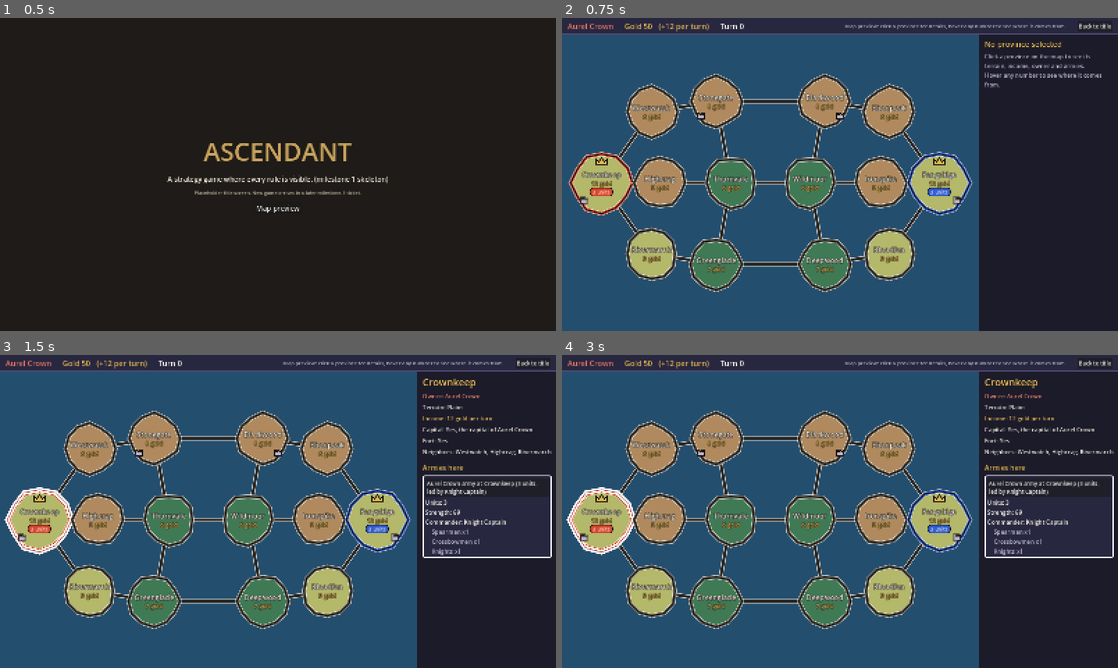
Above: before the commit, frames 1-4 (two rows, left to right).
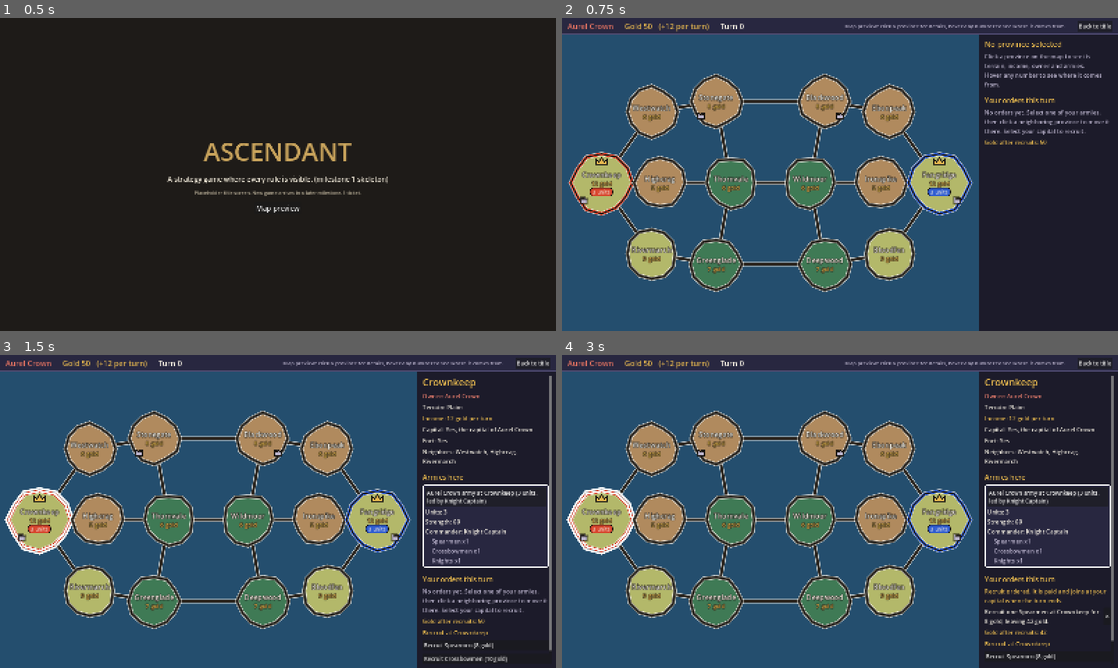
Above: after the commit, the same moments.

Repository: coterboat/ascendant
Game: Godot game, scene res://ui/title_screen.tscn
Two runs of this game, one before a commit and one after it. Both use one fixed random seed, a clock stepped at 60 frames per second and the inputs below.
Inputs (mouse positions are in pixels of both pictures, inside the frame that each line leads up to):
- Up to frame 1 (0.5 s): no input
- Up to frame 2 (0.75 s): click "Map preview" at 0.5 s
- Up to frame 3 (1.5 s): click "3 units" at 1.25 s
- Up to frame 4 (3 s): click "Aurel Crown army at Crownkeep…" at 2 s; click (1045, 646) at 2.75 s, where only the run after the commit has a clickable "Recruit Spearmen (8 gold)"

Frame 1 is identical in both runs. In frame 2, 0.7% of the frame differs, in the area x 76-99%, y 25-41%; in frame 3, 3.4%, in the area x 76-100%, y 6-99%; in frame 4, 3.3%.

Commit message:
feat: orders UI with move/recruit forecasts, arrows and cancel (part of #6)
OrdersController wraps OrderBook for the viewing faction; every number comes
from Forecast. Map screen: two-click move, arrows per queued move, orders list
with cancel, gold after recruits, recruit buttons at the capital.

Co-Authored-By: Claude Opus 5.5 <noreply@anthropic.com>

Diff:
--- /dev/null
+++ b/tests/test_orders_ui.gd
@@ -0,0 +1,136 @@
+extends "res://tests/test_case.gd"
+## Issue #6 orders UI: the OrdersController queues moves and recruits through the OrderBook,
+## reports the rules' reasons, cancels, takes every number from Forecast, speaks in names (never
+## ids) and never changes the state. Plus the map screen's two-click move and cancel button.
+
+const MAP_SCENE := "res://ui/map_screen.tscn"
+
+
+func _state() -> GameState:
+	var s := GameState.new()
+	if s.armies.is_empty():
+		s.place_starting_armies()
+	return s
+
+
+func _own_army(s: GameState, fid: String) -> Army:
+	for a in s.armies:
+		if a.owner == fid:
+			return a
+	return null
+
+
+func _non_neighbor(s: GameState, here: Province) -> String:
+	for p in s.provinces:
+		if p.id != here.id and not here.neighbors.has(p.id):
+			return p.id
+	return ""
+
+
+func test_queue_a_valid_move() -> void:
+	var s := _state()
+	var fid := s.factions[0].id
+	var army := _own_army(s, fid)
+	var to: String = s.find_province(army.location).neighbors[0]
+	var c := OrdersController.new(s, fid)
+	assert_eq(c.queue_move(army.id, to), "", "a move to a neighbor is accepted")
+	assert_eq(c.orders().size(), 1, "one order queued")
+	assert_true(c.order_texts()[0].contains(s.find_province(to).name), "the order names the destination")
+	assert_true(c.order_texts()[0].contains("odds not available yet"), "battle odds wait for issue #4")
+	assert_eq(c.move_forecast(army.id, to).ok, false, "a second move for the same army is forecast as refused")
+
+
+func test_invalid_move_gives_the_rules_reason() -> void:
+	var s := _state()
+	var fid := s.factions[0].id
+	var army := _own_army(s, fid)
+	var far := _non_neighbor(s, s.find_province(army.location))
+	var c := OrdersController.new(s, fid)
+	var reason := c.queue_move(army.id, far)
+	var expected: String = TurnResolver.check_move(s, fid, MoveOrder.new(army.id, far)).reason
+	assert_false(reason.is_empty(), "a move to a non-neighbor is refused")
+	assert_eq(reason, expected, "with the resolver's own plain-language reason")
+	assert_eq(c.orders().size(), 0, "nothing queued")
+
+
+func test_cancel_removes_the_order() -> void:
+	var s := _state()
+	var fid := s.factions[0].id
+	var army := _own_army(s, fid)
+	var c := OrdersController.new(s, fid)
+	c.queue_move(army.id, s.find_province(army.location).neighbors[0])
+	c.queue_recruit(s.factions[0].unit_types[0].id)
+	c.cancel(0)
+	assert_eq(c.orders().size(), 1, "one order left")
+	assert_true(c.orders()[0] is RecruitOrder, "the move was the one cancelled")
+
+
+func test_recruit_gold_after_matches_forecast() -> void:
+	var s := _state()
+	var f := s.factions[0]
+	var ut: UnitType = f.unit_types[0]
+	var c := OrdersController.new(s, f.id)
+	assert_eq(c.queue_recruit(ut.id), "", "a recruit the faction can afford is accepted")
+	var expected := Forecast.gold_after_recruits(s, f.id, [RecruitOrder.new(ut.id)])
+	assert_eq(c.gold_after_recruits().gold_after, expected.gold_after, "gold after recruits comes from Forecast")
+	assert_eq(c.gold_after_recruits().gold_after, f.gold - ut.cost, "and is gold minus the cost")
+	assert_eq(c.recruit_cost(ut.id), Forecast.recruit_cost(s, f.id, ut.id), "cost comes from Forecast")
+	assert_eq(c.queue_recruit("no_such_unit"), TurnResolver.check_recruit(s, f.id, RecruitOrder.new("no_such_unit"), 999).reason,
+		"an unknown unit gets the rules' reason")
+
+
+func test_order_texts_have_no_raw_ids() -> void:
+	var s := _state()
+	var f := s.factions[0]
+	var army := _own_army(s, f.id)
+	var to: String = s.find_province(army.location).neighbors[0]
+	var ut: UnitType = f.unit_types[0]
+	var c := OrdersController.new(s, f.id)
+	c.queue_move(army.id, to)
+	c.queue_recruit(ut.id)
+	var ids := [army.id, to, army.location, f.capital, ut.id]
+	for t in c.order_texts():
+		for id in ids:
+			if id != s.find_province(to).name and id != ut.name:
+				assert_false(t.contains(id), "'%s' shows no raw id '%s'" % [t, id])
+
+
+func test_the_controller_never_changes_the_state() -> void:
+	var s := _state()
+	var fid := s.factions[0].id
+	var army := _own_army(s, fid)
+	var before := str(s.to_dict())
+	var c := OrdersController.new(s, fid)
+	c.queue_move(army.id, s.find_province(army.location).neighbors[0])
+	c.queue_recruit(s.factions[0].unit_types[0].id)
+	c.order_texts()
+	c.gold_after_recruits()
+	c.cancel(0)
+	assert_eq(str(s.to_dict()), before, "state unchanged")
+
+
+func test_map_screen_two_click_move_and_cancel() -> void:
+	var s := _state()
+	var fid := s.factions[0].id
+	var army := _own_army(s, fid)
+	var here := s.find_province(army.location)
+	var screen: MapScreen = load(MAP_SCENE).instantiate()
+	screen.set_state(s, fid)
+	(Engine.get_main_loop() as SceneTree).root.add_child(screen)
+	screen.select_army(army.id)
+	screen.select_province(_non_neighbor(s, here))
+	assert_eq(screen.orders.orders().size(), 0, "a click on a far province queues nothing")
+	assert_false(screen.status_text.is_empty(), "and the rules' reason is shown")
+	screen.select_army(army.id)
+	screen.select_province(here.neighbors[0])
+	assert_eq(screen.orders.orders().size(), 1, "second click on a neighbor queues the move")
+	assert_eq(screen.selected_army_id, army.id, "the army stays selected")
+	var cancel: Button = null
+	for n in screen.details.find_children("CancelButton", "Button", true, false):
+		cancel = n
+	assert_true(cancel != null, "the orders list has a cancel button")
+	if cancel:
+		cancel.pressed.emit()
+	assert_eq(screen.orders.orders().size(), 0, "cancel removes it")
+	screen.get_parent().remove_child(screen)
+	screen.free()
--- a/ui/map_screen.gd
+++ b/ui/map_screen.gd
@@ -23,6 +23,9 @@
 var selected_province_id := ""
 var selected_army_id := ""
 var regions := {}  # province id -> ProvinceRegion
+var orders: OrdersController = null  # issue #6: the viewing faction's orders this turn
+var status_text := ""  # last order result: the rules' reason when an order was refused
+var arrow_layer: Control  # drawn above the regions: one arrow per queued move
 
 # Scene nodes, looked up by _bind() rather than @onready so the screen also works before it is in
 # the tree (tests build it headless, and callers may set_state() before adding it).
@@ -47,6 +50,9 @@
 
 ## Shows `new_state` as seen by `faction_id`. Rebuilds every region; the state is only read.
 func set_state(new_state: GameState, faction_id: String) -> void:
+	if orders == null or orders.state != new_state or orders.faction_id != faction_id:
+		orders = OrdersController.new(new_state, faction_id)
+		status_text = ""
 	state = new_state
 	viewing_faction_id = faction_id
 	_bind()
@@ -65,6 +71,7 @@
 		map_canvas.add_child(region)
 		regions[p.id] = region
 	map_canvas.queue_redraw()
+	arrow_layer.queue_redraw()
 	_update_top_bar()
 	if state.find_province(selected_province_id) == null:
 		selected_province_id = ""
@@ -76,6 +83,14 @@
 func select_province(province_id: String) -> void:
 	if state == null or state.find_province(province_id) == null:
 		return
+	# Two-click move: with one of your armies selected, clicking another province orders it there.
+	var mover := state.find_army(selected_army_id)
+	if mover and orders and mover.owner == viewing_faction_id and mover.location != province_id:
+		if queue_move(mover.id, province_id).is_empty():
+			return
+		# Refused: the reason stays in the status line and the click selects the province as usual.
+	else:
+		status_text = ""
 	selected_province_id = province_id
 	var army := state.find_army(selected_army_id)
 	if army == null or army.location != province_id:
@@ -120,6 +135,13 @@
 	map_view.resized.connect(_fit_map)
 	map_canvas.draw.connect(_draw_links)
 	back_button.pressed.connect(_on_back_pressed)
+	# Order arrows sit above the map canvas (same transform, see _fit_map) so regions don't hide them.
+	arrow_layer = Control.new()
+	arrow_layer.name = "OrderArrows"
+	arrow_layer.mouse_filter = Control.MOUSE_FILTER_IGNORE
+	arrow_layer.size = MapLayout.SIZE
+	arrow_layer.draw.connect(_draw_order_arrows)
+	map_view.add_child(arrow_layer)
 
 
 ## Scales the design-space canvas to fit the map view, centred, keeping its aspect ratio.
@@ -130,6 +152,8 @@
 	var s: float = min(avail.x / MapLayout.SIZE.x, avail.y / MapLayout.SIZE.y)
 	map_canvas.scale = Vector2(s, s)
 	map_canvas.position = (avail - MapLayout.SIZE * s) / 2.0
+	arrow_layer.scale = map_canvas.scale
+	arrow_layer.position = map_canvas.position
 
 
 ## Roads between neighbouring provinces, drawn under the regions.
@@ -168,7 +192,112 @@
 
 # --- side panel -----------------------------------------------------------------------------------
 
+# --- orders (issue #6) ----------------------------------------------------------------------------
+
+## Queues a move for the viewing faction. Returns "" or the rules' reason (also shown in the panel).
+func queue_move(army_id: String, to_province: String) -> String:
+	var reason := orders.queue_move(army_id, to_province)
+	status_text = reason if not reason.is_empty() else "Move ordered. Armies move when the turn ends; click the cross to cancel."
+	_orders_changed()
+	return reason
+
+
+## Queues one recruit at the capital. Returns "" or the rules' reason (also shown in the panel).
+func queue_recruit(unit_type_id: String) -> String:
+	var reason := orders.queue_recruit(unit_type_id)
+	status_text = reason if not reason.is_empty() else "Recruit ordered. It is paid and joins at your capital when the turn ends."
+	_orders_changed()
+	return reason
+
+
+func cancel_order(index: int) -> void:
+	orders.cancel(index)
+	status_text = "Order cancelled."
+	_orders_changed()
+
+
+func _orders_changed() -> void:
+	if arrow_layer:
+		arrow_layer.queue_redraw()
+	_show_details()
+
+
+## One arrow per queued move, from the army's province to its destination.
+func _draw_order_arrows() -> void:
+	if orders == null or state == null:
+		return
+	for o in orders.orders():
+		if not (o is MoveOrder):
+			continue
+		var army := state.find_army(o.army_id)
+		if army == null or not MapLayout.has_position(army.location) or not MapLayout.has_position(o.to):
+			continue
+		var a := MapLayout.position_of(army.location)
+		var b := MapLayout.position_of(o.to)
+		var dir := (b - a).normalized()
+		var side := Vector2(-dir.y, dir.x)
+		var start := a + dir * 34.0
+		var tip := b - dir * 34.0
+		var base := tip - dir * 26.0
+		arrow_layer.draw_line(start, base, UiPalette.KEYLINE_HALO, 13.0, true)
+		arrow_layer.draw_line(start, base, UiPalette.SELECTION, 7.0, true)
+		arrow_layer.draw_colored_polygon(PackedVector2Array([tip + dir * 3.0, base + side * 17.0, base - side * 17.0]), UiPalette.KEYLINE_HALO)
+		arrow_layer.draw_colored_polygon(PackedVector2Array([tip, base + side * 13.0, base - side * 13.0]), UiPalette.SELECTION)
+
+
+## The orders list under the province details: each order with its forecast and a cancel button,
+## live gold after recruits, and recruit buttons when your capital is selected.
+func _add_orders_section() -> void:
+	var f: Faction = state.find_faction(viewing_faction_id) if state else null
+	if orders == null or f == null:
+		return
+	details.add_child(HSeparator.new())
+	_add_heading("Your orders this turn", 20)
+	if not status_text.is_empty():
+		var status := _add_text(status_text, TooltipText.plain("Order check",
+			"Orders are checked with the same rules the turn uses, so a refused order would fail at the end of the turn too."), UiPalette.GILT)
+		status.name = "StatusLabel"
+	var texts := orders.order_texts()
+	if texts.is_empty():
+		_add_text("No orders yet. Select one of your armies, then click a neighboring province to move it there. Select your capital to recruit.",
+			"", UiPalette.TEXT_SECONDARY)
+	for i in texts.size():
+		var row := HBoxContainer.new()
+		row.name = "Order_%d" % i
+		details.add_child(row)
+		var line := _add_text(texts[i], TooltipText.from_breakdown(orders.order_breakdown(i)), UiPalette.TEXT_PRIMARY, row)
+		line.size_flags_horizontal = Control.SIZE_EXPAND_FILL
+		line.custom_minimum_size.x = 300
+		var cancel := Button.new()
+		cancel.name = "CancelButton"
+		cancel.text = "✕"
+		cancel.tooltip_text = "Cancel this order. Nothing happens until the turn ends, so you can change your mind."
+		cancel.focus_mode = Control.FOCUS_NONE
+		cancel.pressed.connect(cancel_order.bind(i))
+		row.add_child(cancel)
+	var g := orders.gold_after_recruits()
+	var gold := _add_text("Gold after recruits: %d" % g.gold_after, TooltipText.from_breakdown(orders.gold_breakdown()), UiPalette.GILT)
+	gold.name = "GoldAfterLabel"
+	if selected_province_id == f.capital:
+		var capital := state.find_province(f.capital)
+		_add_heading("Recruit at %s" % capital.name, 18)
+		for ut in orders.recruitable_types():
+			var b := Button.new()
+			b.name = "Recruit_%s" % ut.id.validate_node_name()
+			b.text = "Recruit %s (%d gold)" % [ut.name, orders.recruit_cost(ut.id)]
+			b.tooltip_text = TooltipText.from_breakdown(orders.recruit_breakdown(ut.id))
+			b.alignment = HORIZONTAL_ALIGNMENT_LEFT
+			b.focus_mode = Control.FOCUS_NONE
+			b.pressed.connect(queue_recruit.bind(ut.id))
+			details.add_child(b)
+
+
 func _show_details() -> void:
+	_show_province_details()
+	_add_orders_section()
+
+
+func _show_province_details() -> void:
 	_bind()
 	for child in details.get_children():
 		details.remove_child(child)
--- /dev/null
+++ b/ui/orders_controller.gd
@@ -0,0 +1,163 @@
+class_name OrdersController
+extends RefCounted
+## The orders UI's side of issue #6: wraps an OrderBook for the faction at the controls.
+## Holds no rules math. Whether an order is allowed comes from OrderBook.submit (the resolver's own
+## checks, with their plain-language reasons) and every forecast number comes from Forecast.
+## Only reads the GameState, never changes it.
+
+const ODDS_PENDING := "Battle odds: odds not available yet."
+
+var state: GameState
+var faction_id := ""
+var book := OrderBook.new()
+
+
+func _init(p_state: GameState = null, p_faction_id: String = "") -> void:
+	state = p_state
+	faction_id = p_faction_id
+
+
+## Queues a move. Returns "" when accepted, otherwise the rules' reason it was refused.
+func queue_move(army_id: String, to_province: String) -> String:
+	return book.submit(state, faction_id, MoveOrder.new(army_id, to_province))
+
+
+## Queues one recruit at the capital. Returns "" when accepted, otherwise the rules' reason.
+func queue_recruit(unit_type_id: String) -> String:
+	return book.submit(state, faction_id, RecruitOrder.new(unit_type_id))
+
+
+## Withdraws the order at `index` (as listed by orders()).
+func cancel(index: int) -> void:
+	book.remove(faction_id, index)
+
+
+func orders() -> Array:
+	return book.orders_for(faction_id)
+
+
+func recruit_orders() -> Array:
+	var out := []
+	for o in orders():
+		if o is RecruitOrder:
+			out.append(o)
+	return out
+
+
+## Forecast for a move that is not queued yet (catches a second move for the same army).
+func move_forecast(army_id: String, to: String) -> Dictionary:
+	return Forecast.move(state, faction_id, MoveOrder.new(army_id, to), orders())
+
+
+func gold_after_recruits() -> Dictionary:
+	return Forecast.gold_after_recruits(state, faction_id, recruit_orders())
+
+
+func recruit_cost(unit_type_id: String) -> int:
+	return Forecast.recruit_cost(state, faction_id, unit_type_id)
+
+
+## The roster this faction can recruit from at its capital.
+func recruitable_types() -> Array:
+	var f := state.find_faction(faction_id)
+	return f.unit_types.duplicate() if f else []
+
+
+func odds_text() -> String:
+	return ODDS_PENDING
+
+
+## One plain-language line per queued order (names, never ids), with its forecast.
+func order_texts() -> PackedStringArray:
+	var out := PackedStringArray()
+	for i in orders().size():
+		out.append(order_text(i))
+	return out
+
+
+func order_text(index: int) -> String:
+	var list := orders()
+	if index < 0 or index >= list.size():
+		return ""
+	var o = list[index]
+	if o is MoveOrder:
+		var f := _move_forecast_at(index)
+		return "%s %s" % [f.text, ODDS_PENDING] if f.ok else f.reason
+	var r := _recruit_result_at(index)
+	if not r.ok:
+		return "Not recruited: %s" % r.reason
+	return "Recruit one %s at %s for %d gold, leaving %d gold." % [_unit_name(r.unit_type), _capital_name(), r.cost, r.gold_after]
+
+
+## Breakdown (rules/breakdown.gd shape) behind an order line's numbers, for its tooltip.
+func order_breakdown(index: int) -> Dictionary:
+	var o = orders()[index]
+	if o is MoveOrder:
+		var f := _move_forecast_at(index)
+		if not f.ok:
+			return _bd("Move order", f.reason, [], "Arrives at the start of turn", 0)
+		return _bd("Move forecast", "%s %s %s" % [f.text, ODDS_PENDING, RulesCodex.text("move")],
+			[_line("Turn now", state.current_turn, ""), _line("Moving one province", 1, "armies move one neighboring province per turn")],
+			"Arrives at the start of turn", f.arrival_turn)
+	var r := _recruit_result_at(index)
+	if not r.ok:
+		return _bd("Recruit order", r.reason, [], "Gold spent", 0)
+	return _bd("Recruit %s" % _unit_name(r.unit_type), "Recruits are paid in the order given. %s" % RulesCodex.text("recruit"),
+		[_line("Gold before this recruit", r.gold_after + r.cost, ""), _line("Cost", -r.cost, "")],
+		"Gold left after this recruit", r.gold_after)
+
+
+func gold_breakdown() -> Dictionary:
+	var g := gold_after_recruits()
+	return _bd("Gold after recruits", g.text, [_line("Gold now", g.gold_now, ""), _line("Queued recruits", -g.spent, "")],
+		"Gold after recruits", g.gold_after)
+
+
+## Tooltip numbers for a recruit button: what one more of this unit would leave you with.
+func recruit_breakdown(unit_type_id: String) -> Dictionary:
+	var g := gold_after_recruits()
+	var cost := recruit_cost(unit_type_id)
+	var f := state.find_faction(faction_id)
+	var ut: UnitType = TurnResolver.recruitable_type(f, unit_type_id) if f else null
+	var desc := "%s %s" % [Breakdown.unit_type_description(ut) if ut else "", RulesCodex.text("recruit")]
+	return _bd("Recruit %s" % _unit_name(unit_type_id),
+		desc.strip_edges(), [_line("Gold left after queued recruits", g.gold_after, ""), _line("Cost of one %s" % _unit_name(unit_type_id), -cost, "")],
+		"Gold left if you recruit it", g.gold_after - cost)
+
+
+# --- helpers --------------------------------------------------------------------------------------
+
+func _move_forecast_at(index: int) -> Dictionary:
+	var list := orders()
+	var others := list.duplicate()
+	others.remove_at(index)
+	return Forecast.move(state, faction_id, list[index], others)
+
+
+func _recruit_result_at(index: int) -> Dictionary:
+	var list := orders()
+	var k := 0
+	for i in index:
+		if list[i] is RecruitOrder:
+			k += 1
+	return gold_after_recruits().results[k]
+
+
+func _unit_name(unit_type_id: String) -> String:
+	var f := state.find_faction(faction_id)
+	var ut: UnitType = TurnResolver.recruitable_type(f, unit_type_id) if f else null
+	return ut.name if ut else "unknown unit"
+
+
+func _capital_name() -> String:
+	var f := state.find_faction(faction_id)
+	var p: Province = state.find_province(f.capital) if f else null
+	return p.name if p else "your capital"
+
+
+static func _bd(title: String, description: String, lines: Array, total_label: String, total: int) -> Dictionary:
+	return {"title": title, "description": description, "lines": lines, "total_label": total_label, "total": total}
+
+
+static func _line(label: String, value: int, note: String) -> Dictionary:
+	return {"label": label, "value": value, "note": note}
Not shown, added: tests/test_orders_ui.gd.uid
Not shown, added: ui/orders_controller.gd.uid
